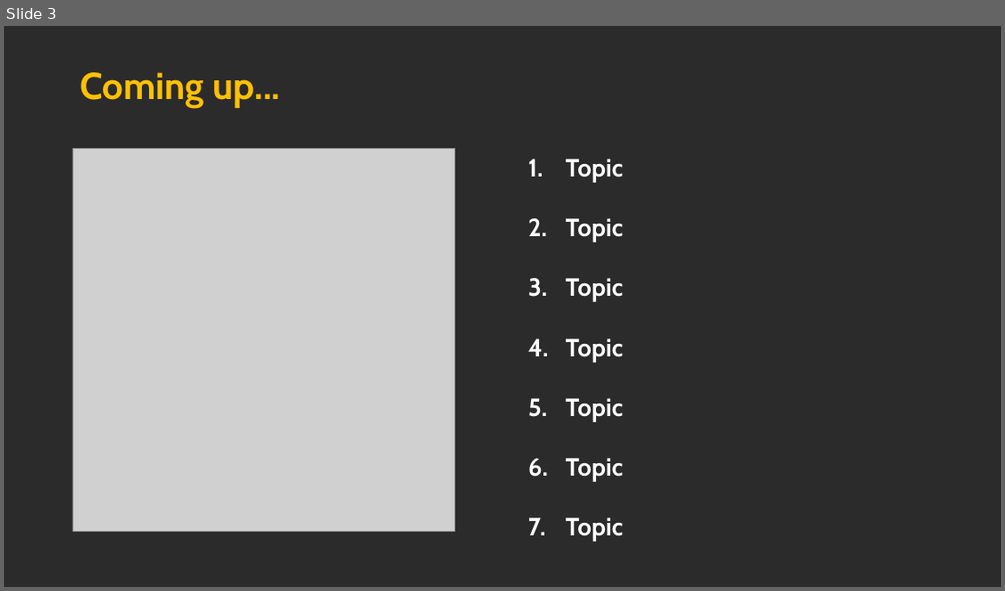
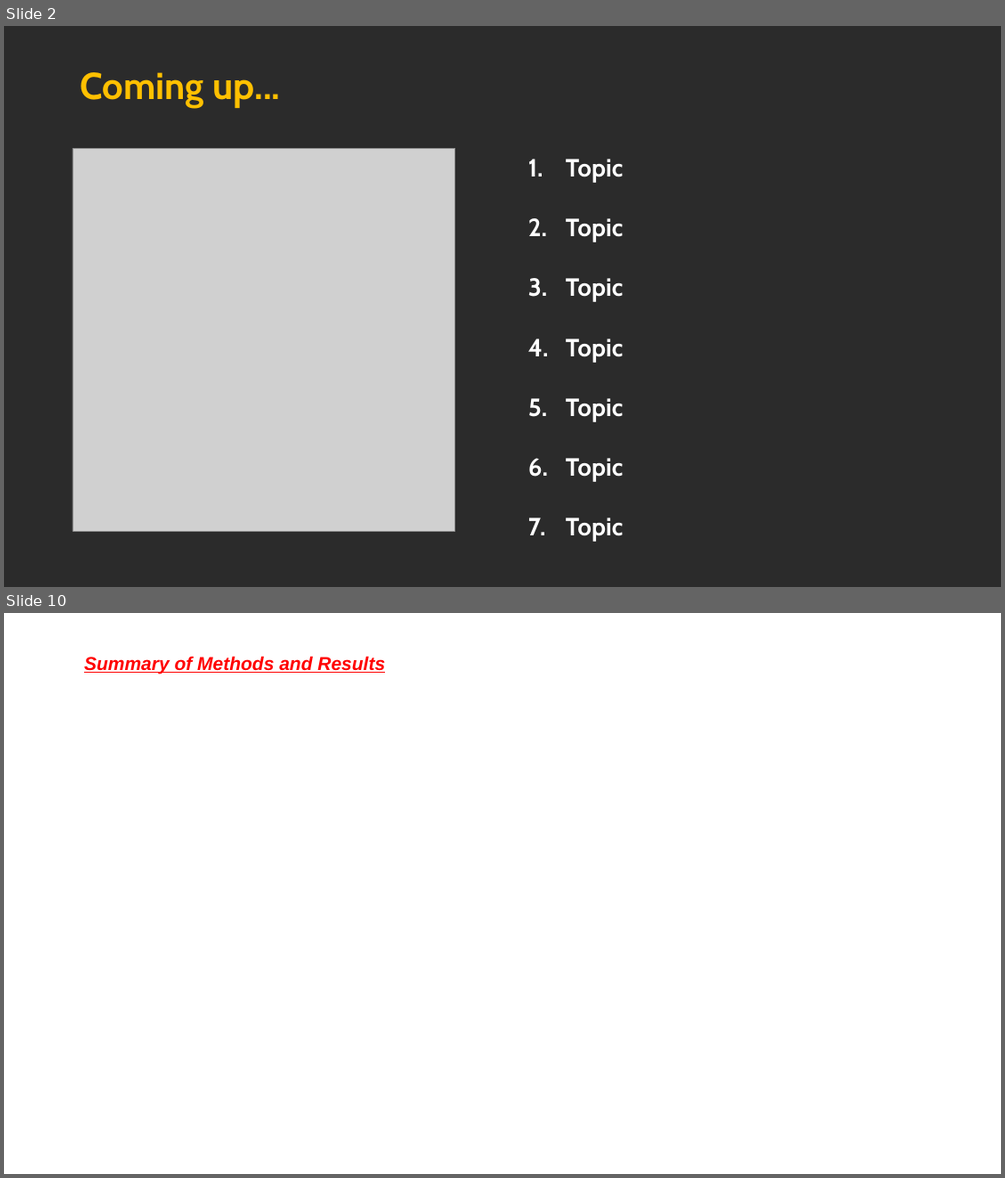
Before and after one commit to MarcoH97/Big-Data-project, a slide deck: 2023_05_24 - BDA - Big Data Big Dreams v0.pptx. Shown one above the other, each under a label of ours: slide 3 before the commit, slides 2 and 10 after it; the slides between them are not shown. The pictures are 1005x591 and 1005x1178 pixels, drawn with LibreOffice and Linux fonts; fonts in the diff are those of the drawing; grey boxes stand for pictures; background and template pictures are left out; a plain dark background stands for a picture behind light text. Boxes give left, top, right and bottom in pixels: in the first picture for what was removed or moved away, otherwise in the second. Text is boxed around its words. In the diff, an @@ line names an element or a change of style, - is before the commit and + after.

```diff
--- a/2023_05_24 - BDA - Big Data Big Dreams v0.pptx
+++ b/2023_05_24 - BDA - Big Data Big Dreams v0.pptx
@@ slide 10 added at <box>4,613,1001,1174</box>, background picture (left out) @@
@@ text added at <box>84,656,385,674</box>, 18 pt, text #FF0000, bold, italic, underline @@
+Summary of Methods and Results
@@ what was slide 3 is now slide 2 @@
```
Also in this commit, not shown: 2 slides changed, 10 other slides added, 6 slides removed, 1 other file.
